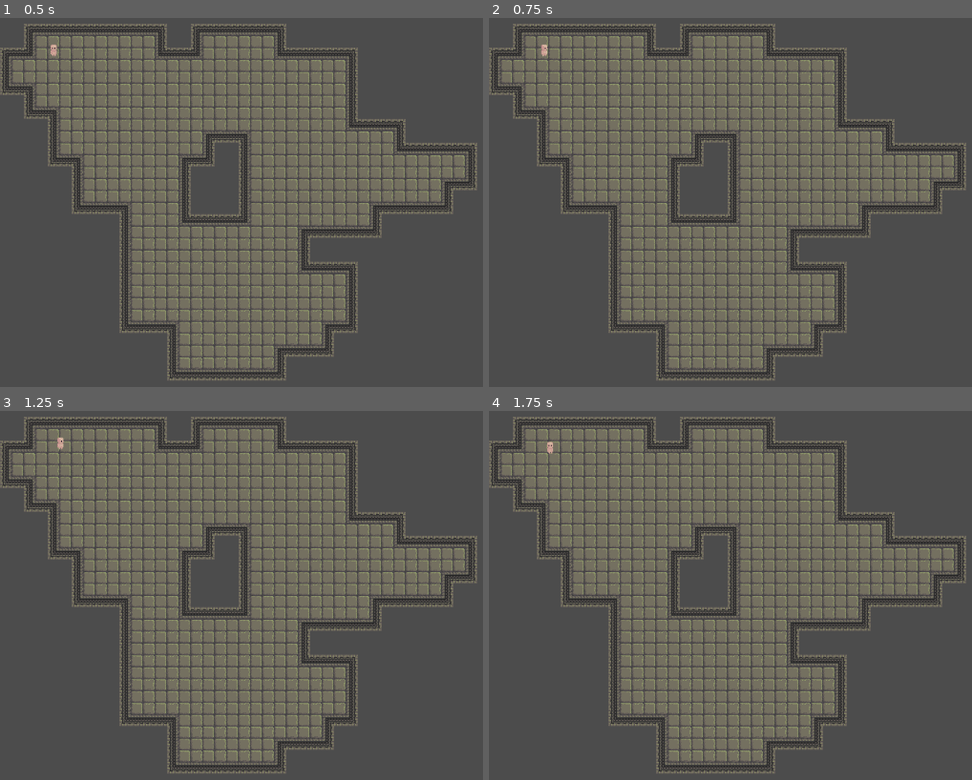
Above: before the commit, frames 1-4 (two rows, left to right).
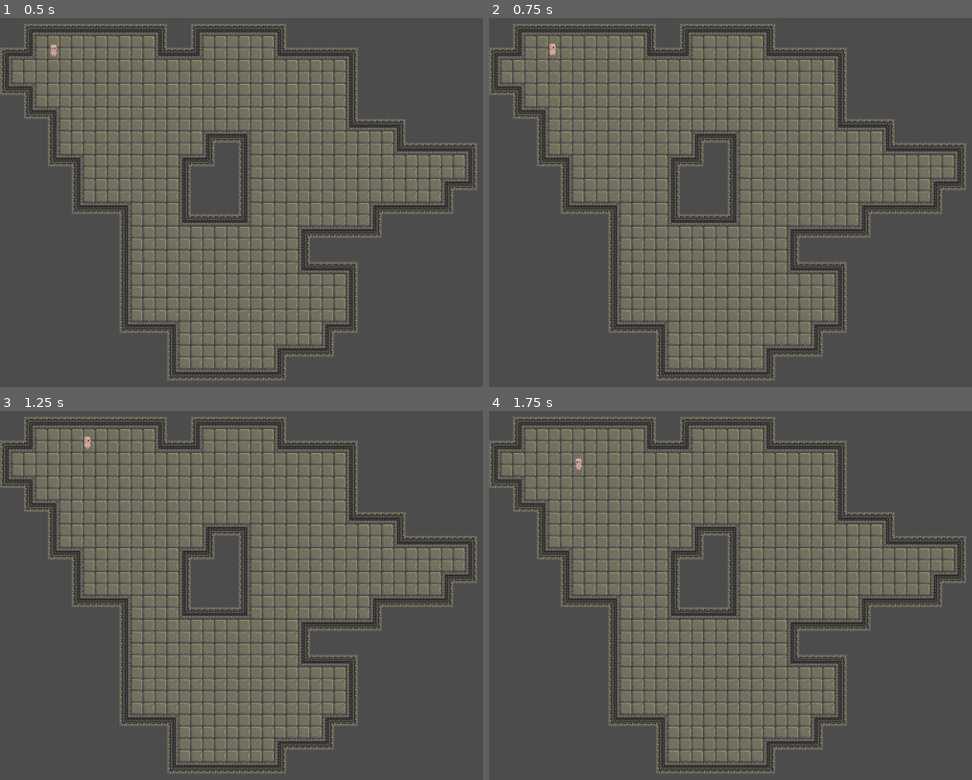
Above: after the commit, the same moments.

Repository: ObsidianBlk/DungeonFall
Game: Godot game, scene res://World.tscn
The game is run twice, just before and just after one commit, with the same random seed, the same clock (stepped at 60 frames per second) and the same inputs.
Inputs:
- Up to frame 1 (0.5 s): no input
- Up to frame 2 (0.75 s): tap Enter at 0.5 s; hold D (move_right) from 0.53 s (still down)
- Up to frame 3 (1.25 s): keep holding D (move_right)
- Up to frame 4 (1.75 s): tap Space at 1.25 s; release D (move_right) at 1.28 s; hold S (move_down) from 1.28 s (still down)

Frame 1 is identical in both runs. In frame 2, less than 0.1% of the frame differs, in the area x 10-15%, y 6-11%; in frame 3, less than 0.1%, in the area x 11-19%, y 6-11%; in frame 4, less than 0.1%.

Commit message:
Added AnimationTree to player object and set up states. Animation state switching added to State classes.

Diff:
--- a/objects/player/Player.gd
+++ b/objects/player/Player.gd
@@ -1,7 +1,8 @@
+tool
 extends KinematicBody2D
 
 const PIXELS_PER_UNIT = 16
-const UNITS_PER_SECOND = 50
+const UNITS_PER_SECOND = 4
 
 
 enum ACTION {DOWN=0, UP=1, LEFT=2, RIGHT=3}
@@ -41,8 +42,13 @@
 
 
 func _ready():
+	$AnimationTree.active = true # This is just in case I accidently disable it.
 	ready = true
 	_set_facing(facing, true)
+
+func set_anim_param(param, val):
+	if ready:
+		$AnimationTree.set(param, val)
 
 func set_action(id : int, e : bool):
 	if id >= 0 and id < action_state.size():
@@ -79,6 +85,7 @@
 			dy = 1
 		velocity.y = dy
 
+	#print("PPS: ", PIXELS_PER_UNIT * UNITS_PER_SECOND, " | Adj Delta: ", PIXELS_PER_UNIT * UNITS_PER_SECOND * delta)
 	velocity = velocity.normalized() * (PIXELS_PER_UNIT * UNITS_PER_SECOND * delta)
 	update_facing() # Not sure if I'll keep this here
 
--- a/objects/player/Player.tscn
+++ b/objects/player/Player.tscn
@@ -8,8 +8,9 @@
 [ext_resource path="res://assets/graphics/player/body/PlayerChar_Right.png" type="Texture" id=6]
 [ext_resource path="res://assets/graphics/player/body/PlayerChar_Up.png" type="Texture" id=7]
 
-[sub_resource type="CircleShape2D" id=1]
-radius = 4.0
+[sub_resource type="CapsuleShape2D" id=22]
+radius = 1.0
+height = 6.0
 
 [sub_resource type="Animation" id=2]
 resource_name = "breath"
@@ -84,8 +85,42 @@
 "values": [ 0 ]
 }
 
-[sub_resource type="Animation" id=5]
+[sub_resource type="Animation" id=8]
 resource_name = "jump"
+length = 0.1
+loop = true
+tracks/0/type = "value"
+tracks/0/path = NodePath("Body:frame")
+tracks/0/interp = 1
+tracks/0/loop_wrap = true
+tracks/0/imported = false
+tracks/0/enabled = true
+tracks/0/keys = {
+"times": PoolRealArray( 0 ),
+"transitions": PoolRealArray( 1 ),
+"update": 1,
+"values": [ 9 ]
+}
+
+[sub_resource type="Animation" id=9]
+resource_name = "land"
+length = 0.1
+loop = true
+tracks/0/type = "value"
+tracks/0/path = NodePath("Body:frame")
+tracks/0/interp = 1
+tracks/0/loop_wrap = true
+tracks/0/imported = false
+tracks/0/enabled = true
+tracks/0/keys = {
+"times": PoolRealArray( 0 ),
+"transitions": PoolRealArray( 1 ),
+"update": 1,
+"values": [ 10 ]
+}
+
+[sub_resource type="Animation" id=6]
+resource_name = "landing"
 length = 0.3
 tracks/0/type = "value"
 tracks/0/path = NodePath("Body:frame")
@@ -97,11 +132,11 @@
 "times": PoolRealArray( 0, 0.1, 0.2 ),
 "transitions": PoolRealArray( 1, 1, 1 ),
 "update": 1,
-"values": [ 7, 8, 9 ]
-}
-
-[sub_resource type="Animation" id=6]
-resource_name = "land"
+"values": [ 10, 11, 12 ]
+}
+
+[sub_resource type="Animation" id=5]
+resource_name = "launch"
 length = 0.3
 tracks/0/type = "value"
 tracks/0/path = NodePath("Body:frame")
@@ -113,7 +148,7 @@
 "times": PoolRealArray( 0, 0.1, 0.2 ),
 "transitions": PoolRealArray( 1, 1, 1 ),
 "update": 1,
-"values": [ 10, 11, 12 ]
+"values": [ 7, 8, 9 ]
 }
 
 [sub_resource type="Animation" id=7]
@@ -146,6 +181,89 @@
 "values": [ Vector2( 0, 0 ), Vector2( 0, -1 ), Vector2( 0, -1 ) ]
 }
 
+[sub_resource type="AnimationNodeAnimation" id=10]
+animation = "breath"
+
+[sub_resource type="AnimationNodeAnimation" id=11]
+animation = "run"
+
+[sub_resource type="AnimationNodeAnimation" id=16]
+animation = "launch"
+
+[sub_resource type="AnimationNodeAnimation" id=17]
+animation = "jump"
+
+[sub_resource type="AnimationNodeAnimation" id=18]
+animation = "land"
+
+[sub_resource type="AnimationNodeAnimation" id=19]
+animation = "landing"
+
+[sub_resource type="AnimationNodeAnimation" id=12]
+animation = "idle"
+
+[sub_resource type="AnimationNodeTransition" id=20]
+input_count = 4
+input_0/name = "launching"
+input_0/auto_advance = false
+input_1/name = "jump"
+input_1/auto_advance = false
+input_2/name = "land"
+input_2/auto_advance = false
+input_3/name = "landing"
+input_3/auto_advance = false
+
+[sub_resource type="AnimationNodeTransition" id=13]
+input_count = 2
+input_0/name = "stand"
+input_0/auto_advance = false
+input_1/name = "breath"
+input_1/auto_advance = true
+
+[sub_resource type="AnimationNodeTransition" id=14]
+input_count = 2
+input_0/name = "yes"
+input_0/auto_advance = false
+input_1/name = "no"
+input_1/auto_advance = false
+
+[sub_resource type="AnimationNodeTimeScale" id=23]
+
+[sub_resource type="AnimationNodeTransition" id=21]
+input_count = 2
+input_0/name = "ground"
+input_0/auto_advance = false
+input_1/name = "air"
+input_1/auto_advance = false
+
+[sub_resource type="AnimationNodeBlendTree" id=15]
+graph_offset = Vector2( -1037, -94.25 )
+nodes/Animation/node = SubResource( 12 )
+nodes/Animation/position = Vector2( -607, 39 )
+"nodes/Animation 2/node" = SubResource( 10 )
+"nodes/Animation 2/position" = Vector2( -620, 180 )
+"nodes/Animation 3/node" = SubResource( 11 )
+"nodes/Animation 3/position" = Vector2( -600, -140 )
+"nodes/Animation 4/node" = SubResource( 16 )
+"nodes/Animation 4/position" = Vector2( -620, 320 )
+"nodes/Animation 5/node" = SubResource( 17 )
+"nodes/Animation 5/position" = Vector2( -620, 440 )
+"nodes/Animation 6/node" = SubResource( 18 )
+"nodes/Animation 6/position" = Vector2( -620, 560 )
+"nodes/Animation 7/node" = SubResource( 19 )
+"nodes/Animation 7/position" = Vector2( -620, 680 )
+nodes/air/node = SubResource( 20 )
+nodes/air/position = Vector2( -200, 300 )
+nodes/idle/node = SubResource( 13 )
+nodes/idle/position = Vector2( -400, 140 )
+nodes/moving/node = SubResource( 14 )
+nodes/moving/position = Vector2( -200, 120 )
+nodes/run_mult/node = SubResource( 23 )
+nodes/run_mult/position = Vector2( -400, -120 )
+nodes/state/node = SubResource( 21 )
+nodes/state/position = Vector2( 60, 160 )
+node_connections = [ "idle", 0, "Animation", "idle", 1, "Animation 2", "output", 0, "state", "state", 0, "moving", "state", 1, "air", "run_mult", 0, "Animation 3", "air", 0, "Animation 4", "air", 1, "Animation 5", "air", 2, "Animation 6", "air", 3, "Animation 7", "moving", 0, "run_mult", "moving", 1, "idle" ]
+
 [node name="Player" type="KinematicBody2D"]
 script = ExtResource( 2 )
 up_texture = ExtResource( 7 )
@@ -163,7 +281,9 @@
 script = ExtResource( 5 )
 
 [node name="WalkCollider" type="CollisionShape2D" parent="."]
-shape = SubResource( 1 )
+position = Vector2( 0, -1 )
+rotation = 1.5708
+shape = SubResource( 22 )
 
 [node name="Body" type="Sprite" parent="."]
 texture = ExtResource( 1 )
@@ -175,6 +295,18 @@
 anims/breath = SubResource( 2 )
 anims/death_fall = SubResource( 3 )
 anims/idle = SubResource( 4 )
-anims/jump = SubResource( 5 )
-anims/land = SubResource( 6 )
+anims/jump = SubResource( 8 )
+anims/land = SubResource( 9 )
+anims/landing = SubResource( 6 )
+anims/launch = SubResource( 5 )
 anims/run = SubResource( 7 )
+
+[node name="AnimationTree" type="AnimationTree" parent="."]
+tree_root = SubResource( 15 )
+anim_player = NodePath("../Anims")
+active = true
+parameters/air/current = 0
+parameters/idle/current = 0
+parameters/moving/current = 1
+parameters/run_mult/scale = 1.0
+parameters/state/current = 0
--- a/objects/player/states/idle.gd
+++ b/objects/player/states/idle.gd
@@ -9,6 +9,7 @@
 
 func enter(host : Node):
 	.enter(host)
+	self.host.set_anim_param("parameters/moving/current", 1)
 
 func resume(host : Node = null):
 	.resume(host)
--- a/objects/player/states/move.gd
+++ b/objects/player/states/move.gd
@@ -3,6 +3,7 @@
 
 func enter(host : Node):
 	.enter(host)
+	self.host.set_anim_param("parameters/moving/current", 0)
 
 func resume(host : Node = null):
 	.resume(host)
@@ -46,4 +47,4 @@
 
 	host.move(delta, dx, dy)
 	if host.velocity.length() > 0:
-		host.velocity = host.move_and_slide(host.velocity)
+		host.move_and_collide(host.velocity)
--- a/project.godot
+++ b/project.godot
@@ -60,4 +60,5 @@
 
 [rendering]
 
+quality/2d/use_pixel_snap=true
 environment/default_environment="res://default_env.tres"
--- a/scripts/FSM/State.gd
+++ b/scripts/FSM/State.gd
@@ -9,7 +9,6 @@
 
 func enter(host : Node):
 	self.host = host
-	print("Name: ", self.name, " | VAR: ", self.host)
 
 func resume(host : Node = null):
 	if host != null: # Only change the host if given an actual Node.
Not shown: 1 places in objects/player/Player.tscn that only renumber resources
